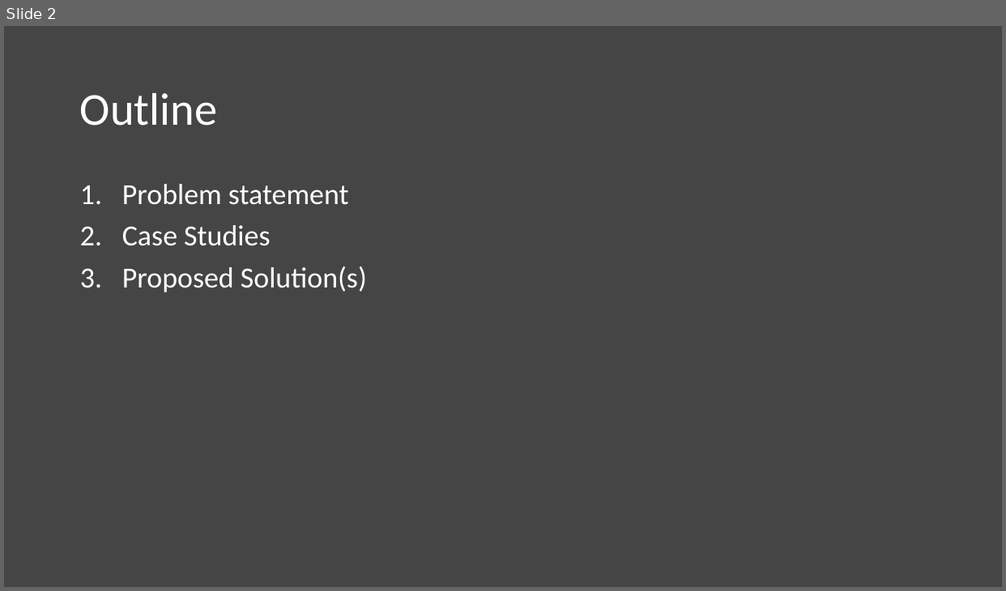
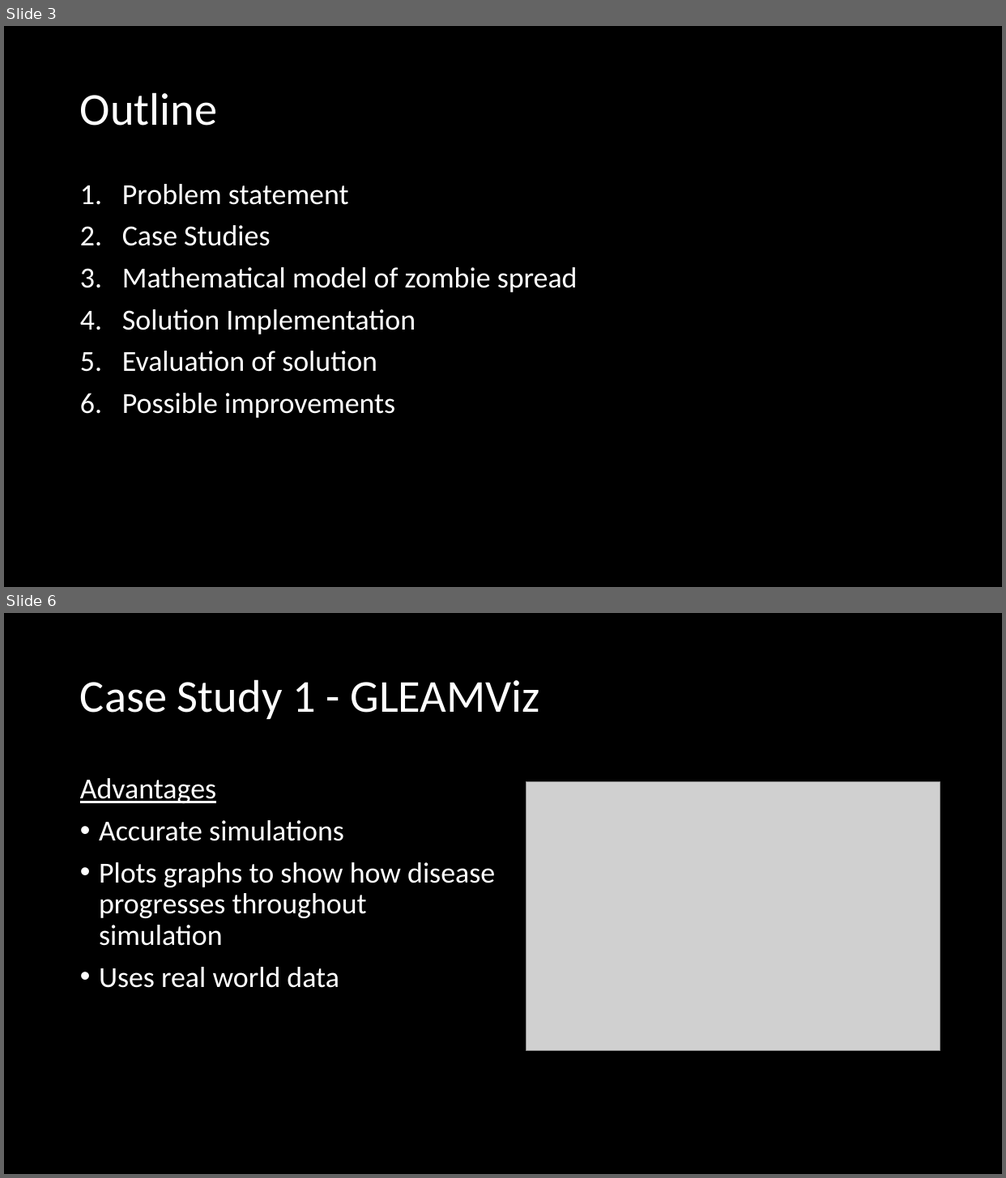
Before and after one commit to Czar-Ec/ZEUS, a slide deck: Documentation/ZEUS Presentation.pptx. Shown one above the other, each under a label of ours: slide 2 before the commit, slides 3 and 6 after it; the slides between them are not shown. The pictures are 1006x591 and 1006x1178 pixels, drawn with LibreOffice and Linux fonts; fonts in the diff are those of the drawing; grey boxes stand for pictures; background and template pictures are left out. Boxes give left, top, right and bottom in pixels: in the first picture for what was removed or moved away, otherwise in the second. Text is boxed around its words. In the diff, an @@ line names an element or a change of style, - is before the commit and + after.

```diff
--- a/Documentation/ZEUS Presentation.pptx
+++ b/Documentation/ZEUS Presentation.pptx
@@ slide 6 added at (x1=4, y1=613, x2=1002, y2=1174), background #000000 @@
@@ title added at (x1=80, y1=679, x2=540, y2=719), 44 pt, text #FFFFFF @@
+Case Study 1 - GLEAMViz
@@ text added at (x1=80, y1=778, x2=495, y2=988), 28 pt, text #FFFFFF @@
+Advantages
+• Accurate simulations
+• Plots graphs to show how disease progresses throughout simulation
+• Uses real world data
@@ picture added at (x1=526, y1=782, x2=940, y2=1051) @@
@@ what was slide 2 is now slide 3 @@
@@ slide 3 changed as well @@
@@ background #454545 to #000000 @@
@@ text at (x1=122, y1=267, x2=577, y2=418): text changed @@
-3. Proposed Solution(s)
+3. Mathematical model of zombie spread
+4. Solution Implementation
+5. Evaluation of solution
+6. Possible improvements
```
Also in this commit, not shown: 12 other slides added, 2 slides removed, 2 other files.
